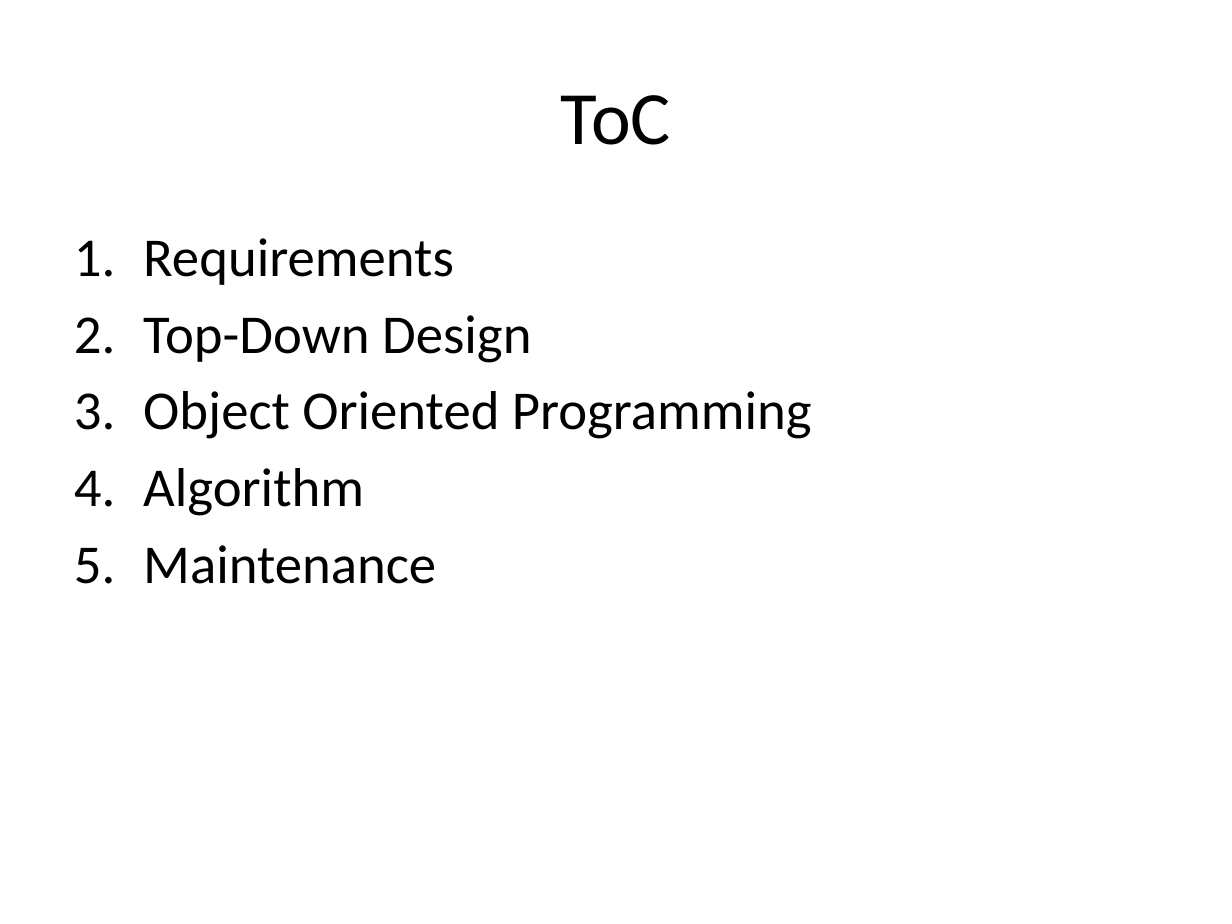
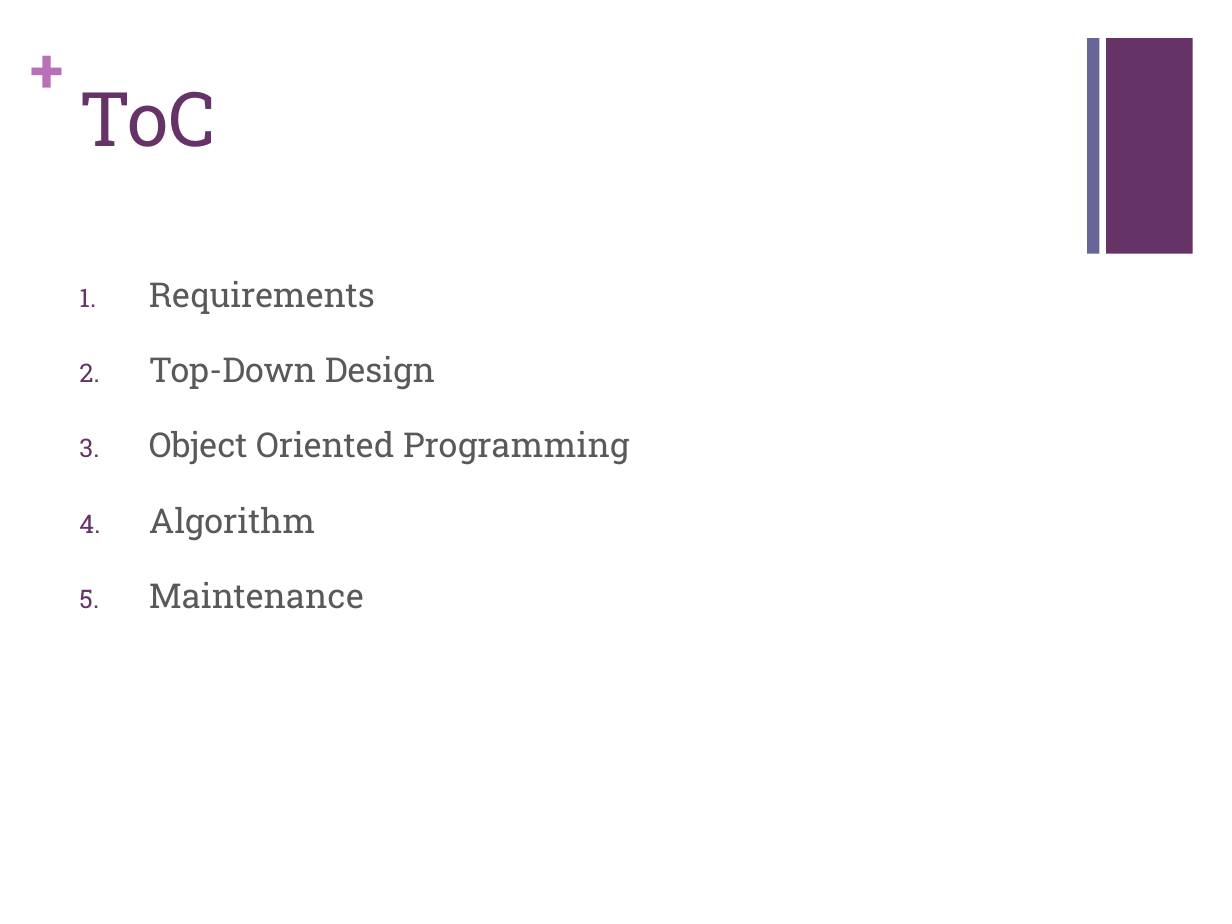
Before and after one commit to juangonzalez/Juan, a slide deck: slide 2 of BomberJuan.pptx. Drawn at 1232x924 pixels with LibreOffice and Linux fonts; fonts in the diff are those of the drawing. Boxes give left, top, right and bottom in pixels: in the first picture for what was removed or moved away, otherwise in the second. Text is boxed around its words. In the diff, an @@ line names an element or a change of style, - is before the commit and + after.

```diff
--- a/BomberJuan.pptx
+++ b/BomberJuan.pptx
@@ text added at <box>30,31,65,106</box>, 36 pt, text #B870B8, bold @@
++
@@ rectangle added at <box>1087,38,1099,254</box>, fill #666699 @@
@@ rectangle added at <box>1106,38,1193,254</box>, fill #663366 @@
@@ title "ToC": place and size @@
-title "ToC" at <box>561,95,671,145</box>
+title "ToC" at <box>79,91,215,147</box>
@@ title "ToC" at <box>79,91,215,147</box>: font Calibri to Roboto Slab, text colour #000000 to #663366; alignment centre to left; vertical alignment middle to top @@
@@ text "Requirements": place and size @@
-text "Requirements" at <box>143,238,812,584</box>
+text "Requirements" at <box>149,281,629,609</box>
@@ text "Requirements" at <box>149,281,629,609</box>: size 32 to 20 pt, font Calibri to Roboto Slab, text colour #000000 to #595959; more space between paragraphs @@
```
Also in this commit, not shown: 6 other slides changed.
